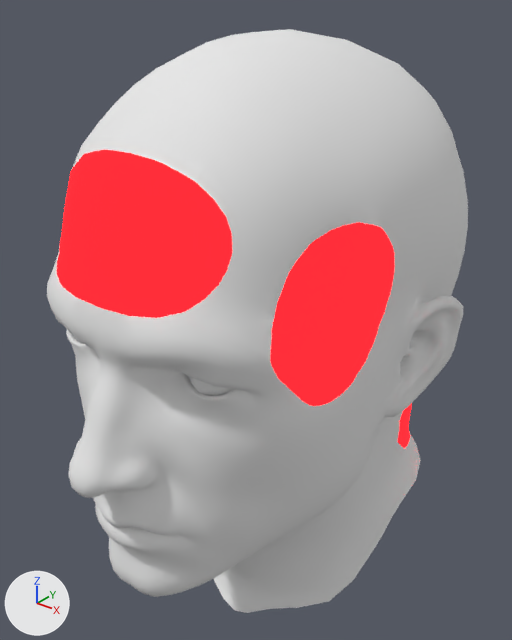
An edit to the glTF model assets/models/Post_Tramatic.glb, drawn before and after from the same camera.
One viewpoint serves both versions: a 50 mm lens placed at (0.191, -0.272, 0.197), pointed at (-0.009, -0.023, 0.043). Arrows for +X, +Y and +Z are at lower left; the lights stay in place. Where no turn or scale is listed for an object, it has been applied to the vertices. Vertices at the same position are counted once.

Names of what the first picture shows: 'eye_low_L.001_Material.002_0', 'man_body_0014 uv map_Material.004_0', 'man_body_0014 uv map_Material.004_0.001'.
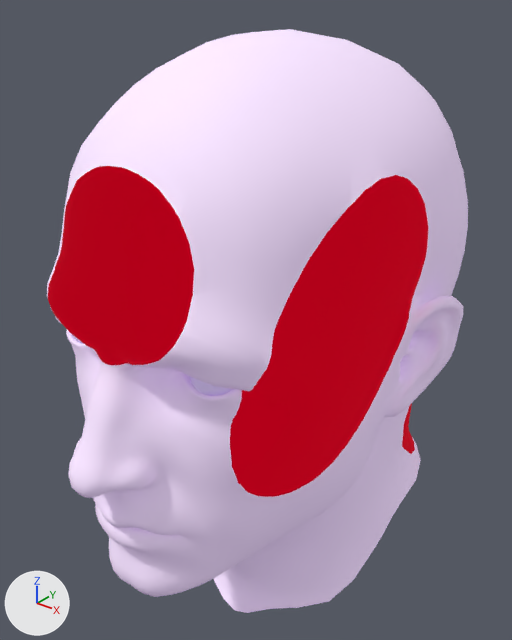
What the commit changed:
In material 'Material' (mat_material), emission_color goes from (1.0, 0.00715, 0.0108) (red #ff141b) to (0.454, 0.0, 0.00955) (red #b40019).
In material 'Material' (mat_material), emission_strength goes from 3.8 to 1.0.
Material 'Material.013' (mat_material_013) is new.
Its base color is (0.965, 0.823, 0.991) (white #fbeafe).
Its roughness is 0.821.
Its emission color is (0.0865, 0.0513, 0.144) (dark purple #53406a).
Its emission strength is 1.0.
Material 'Material.012' (mat_material_012) is new.
Its base color is (0.815, 0.73, 1.0) (white #e9deff).
Its roughness is 0.821.
Its emission color is (0.0865, 0.0513, 0.144) (dark purple #53406a).
Its emission strength is 1.0.
me_eye_low_l_001_material_002_0 has 462 vertices, 920 faces and spans x 0.0206..0.047, y -0.1109..-0.0833, z 0.0498..0.0762.
me_eye_low_l_001_material_002_0 no longer uses material mat_material_002 (white #e7e7e7).
me_eye_low_l_001_material_002_0 now uses material mat_material_012 (white #e9deff).
me_man_body_0014_uv_map_material_004_0 is used by ob_man_body_0014_uv_map_material_004_0; location (0.0, 0.0, 0.0).
me_man_body_0014_uv_map_material_004_0 had 675 vertices, 1338 faces and spanned x -0.07..0.071, y -0.125..0.061, z -0.039..0.142.
me_man_body_0014_uv_map_material_004_0 now has 1125 vertices, 2121 faces and spans x -0.069..0.073, y -0.129..0.067, z -0.051..0.137.
me_man_body_0014_uv_map_material_004_0 part 1: 342 vertices removed from x -0.044..0.071, y -0.125..-0.034, z 0.047..0.142; 844 vertices added at x -0.037..0.073, y -0.129..-0.009, z 0.003..0.137.
me_man_body_0014_uv_map_material_004_0 part 2: 203 vertices removed from x -0.07..0.06, y -0.004..0.061, z -0.039..0.026; 151 vertices added at x -0.069..0.058, y 0.015..0.067, z -0.051..0.024.
me_man_body_0014_uv_map_material_004_0_001 is used by ob_man_body_0014_uv_map_material_004_0_001; location (0.0, 0.0, 0.0).
me_man_body_0014_uv_map_material_004_0_001 had 6195 vertices, 12282 faces and spanned x -0.092..0.085, y -0.146..0.083, z -0.132..0.177.
me_man_body_0014_uv_map_material_004_0_001 now has 6267 vertices, 12317 faces and spans x -0.092..0.085, y -0.146..0.083, z -0.132..0.177.
me_man_body_0014_uv_map_material_004_0_001 part 3: 29 vertices moved from x -0.069..0.071, y -0.126..0.054, z -0.029..0.127 to x -0.068..0.07, y -0.125..0.05, z -0.024..0.13; 695 vertices removed from x -0.07..0.073, y -0.129..0.065, z -0.047..0.142; 767 vertices added at x -0.069..0.073, y -0.126..0.067, z -0.051..0.138.
me_man_body_0014_uv_map_material_004_0_001 part 4: 10641 faces spanning x -0.092..0.085, y -0.146..0.083, z -0.132..0.177 switch from mat_material_004 (white #e7e7e7) to mat_material_013 (white #fbeafe).

What differs and where, as boxes [x1, y1, x2, y2] in the pictures (512 x 640 px; the box of a moved part takes in the faces that stretch with it):
'man_body_0014 uv map_Material.004_0', recoloured, surface changed
    both: [48, 150, 428, 497]
'eye_low_L.001_Material.002_0', recoloured (white to purple)
    both: [189, 376, 234, 396]
part 1 of me_man_body_0014_uv_map_material_004_0, built on
    before: [57, 150, 395, 406]
    after: [48, 166, 428, 497]
part 2 of me_man_body_0014_uv_map_material_004_0, moved or reshaped
    before: [398, 403, 412, 448]
    after: [402, 403, 415, 454]
part 3 of me_man_body_0014_uv_map_material_004_0_001, moved or reshaped
    both: [47, 125, 433, 510]
part 4 of me_man_body_0014_uv_map_material_004_0_001, recoloured
    both: [54, 29, 468, 613]
